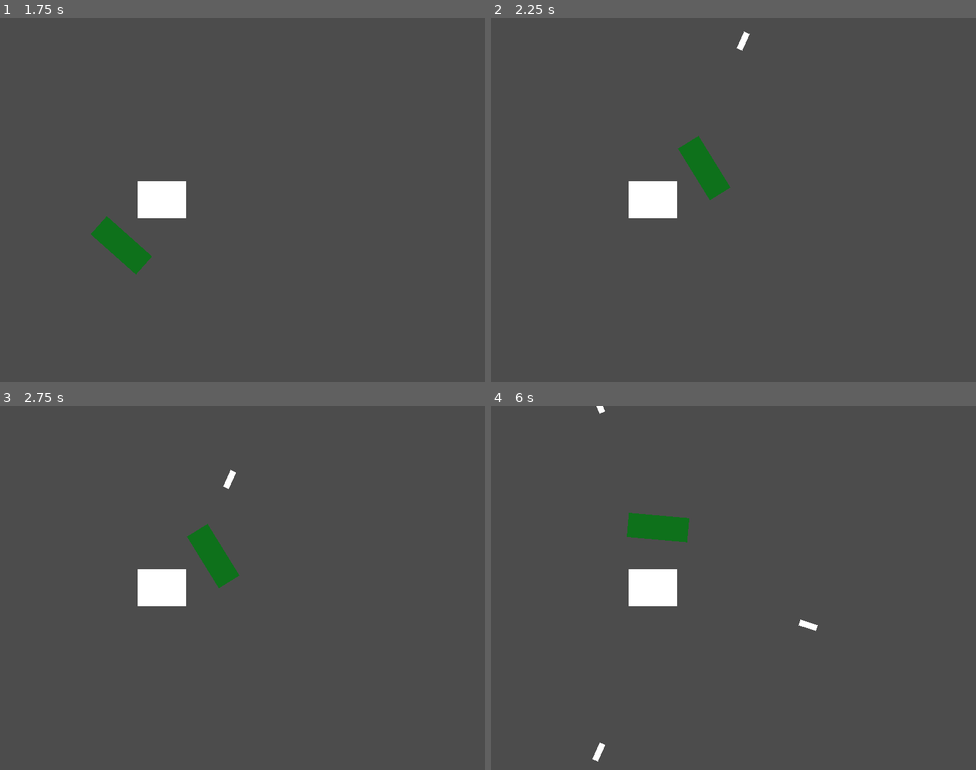
Above: before the commit, frames 1-4 (two rows, left to right).
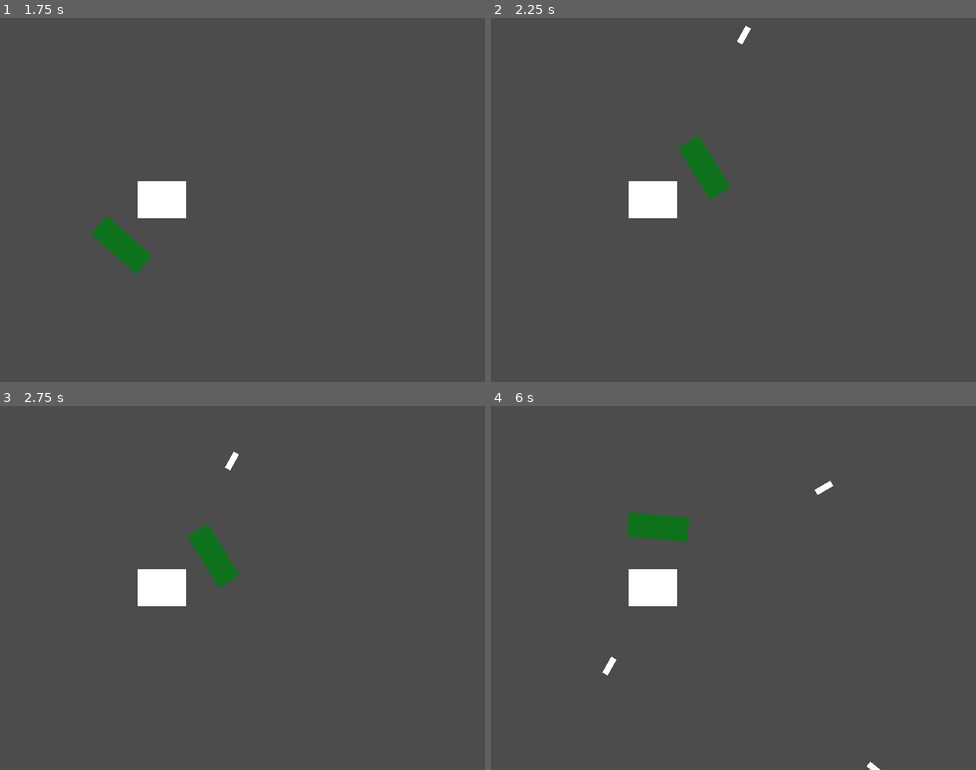
Above: after the commit, the same moments.

Repository: honoriocassiano/the-silent-protector-simulator
Game: Godot game, scene res://Main.tscn
Two runs of this game, one before a commit and one after it. Both use one fixed random seed, a clock stepped at 60 frames per second and the inputs below.
Inputs (mouse positions are in pixels of both pictures, inside the frame that each line leads up to):
- Up to frame 1 (1.75 s): tap Enter at 0.5 s; move the mouse to (349, 181) at 0.52 s; hold Right (move_right) 0.53-1.28 s; tap Space at 1.25 s; move the mouse to (145, 218) at 1.27 s; hold Down (move_down) from 1.28 s (still down)
- Up to frame 2 (2.25 s): move the mouse to (782, 119) at 2.02 s; release Down (move_down) at 2.03 s; hold Right (move_right) from 2.03 s (still down)
- Up to frame 3 (2.75 s): keep holding Right (move_right)
- Up to frame 4 (6 s): move the mouse to (709, 660) at 2.77 s; release Right (move_right) at 2.78 s; hold Up (move_up) 2.78-3.53 s; move the mouse to (879, 642) at 3.52 s; hold Left (move_left) 3.53-5.03 s; move the mouse to (588, 533) at 4.27 s; move the mouse to (757, 588) at 5.02 s; hold Down (move_down) 5.03-5.78 s; move the mouse to (660, 497) at 5.77 s; hold Right (move_right) from 5.78 s (still down)

Frame 1 is identical in both runs. In frame 2, less than 0.1% of the frame differs, in the area x 50-54%, y 2-9%; in frame 3, 0.1%; in frame 4, 0.3%, in the area x 20-81%, y 0-100%.

Commit message:
Fix shoot spawn direction and rotation

Diff:
--- a/Main.gd
+++ b/Main.gd
@@ -27,16 +27,35 @@
 
 	var shoot = Shoot.instance()
 
+	var spawnPosition = $ShootPath/ShootSpawnLocation.position
+
+	var bedPosition = $Bed.position
+	var distance = bedPosition.distance_to(spawnPosition)
+
+#	var cosine = (spawnPosition.x - bedPosition.x) / distance
+#	var sine = (spawnPosition.y - bedPosition.y) / distance
+
+	var originalDirection = $ShootPath/ShootSpawnLocation.rotation
+
+	var direction = -atan2(spawnPosition.x - bedPosition.x, spawnPosition.y - bedPosition.y)
+
+#	position.x = cosine * DISTANCE_FROM_BED + bedPosition.x
+#	position.y = sine * DISTANCE_FROM_BED + bedPosition.y
+
+#	var direction = $ShootPath/ShootSpawnLocation.rotation + PI / 2
+#	var direction = $ShootPath/ShootSpawnLocation.rotation
+	# Set the mob's position to a random location.
+#	shoot.position = $ShootPath/ShootSpawnLocation.position
+	# Add some randomness to the direction.
+#	direction += rand_range(-PI / 4, PI / 4)
+
+#	var finalDirection = originalDirection
+	var finalDirection = direction
+
+	shoot.position = spawnPosition
+	shoot.rotation = finalDirection
+	shoot.linear_velocity = -Vector2(0, 150).rotated(finalDirection)
+#	shoot.linear_velocity = Vector2(rand_range(150, 250), 0).rotated(direction)
+#	shoot.linear_velocity = shoot.linear_velocity.rotated(direction)
+
 	add_child(shoot)
-
-	var direction = $ShootPath/ShootSpawnLocation.rotation + PI / 2
-	# Set the mob's position to a random location.
-	shoot.position = $ShootPath/ShootSpawnLocation.position
-	# Add some randomness to the direction.
-	direction += rand_range(-PI / 4, PI / 4)
-	shoot.rotation = direction
-	# Set the velocity (speed & direction).
-	shoot.linear_velocity = Vector2(rand_range(150, 250), 0)
-	shoot.linear_velocity = shoot.linear_velocity.rotated(direction)
-
-	pass # Replace with function body.
--- a/Shoot.tscn
+++ b/Shoot.tscn
@@ -1,7 +1,7 @@
 [gd_scene load_steps=2 format=2]
 
 [sub_resource type="RectangleShape2D" id=1]
-extents = Vector2( 15, 5 )
+extents = Vector2( 5, 15 )
 
 [node name="Area2D" type="RigidBody2D"]
 mass = 0.00102041
@@ -11,10 +11,10 @@
 shape = SubResource( 1 )
 
 [node name="ColorRect" type="ColorRect" parent="."]
-margin_left = -15.0
-margin_top = -5.0
-margin_right = 15.0
-margin_bottom = 5.0
+margin_left = -5.0
+margin_top = -15.0
+margin_right = 5.0
+margin_bottom = 15.0
 __meta__ = {
 "_edit_use_anchors_": false
 }
